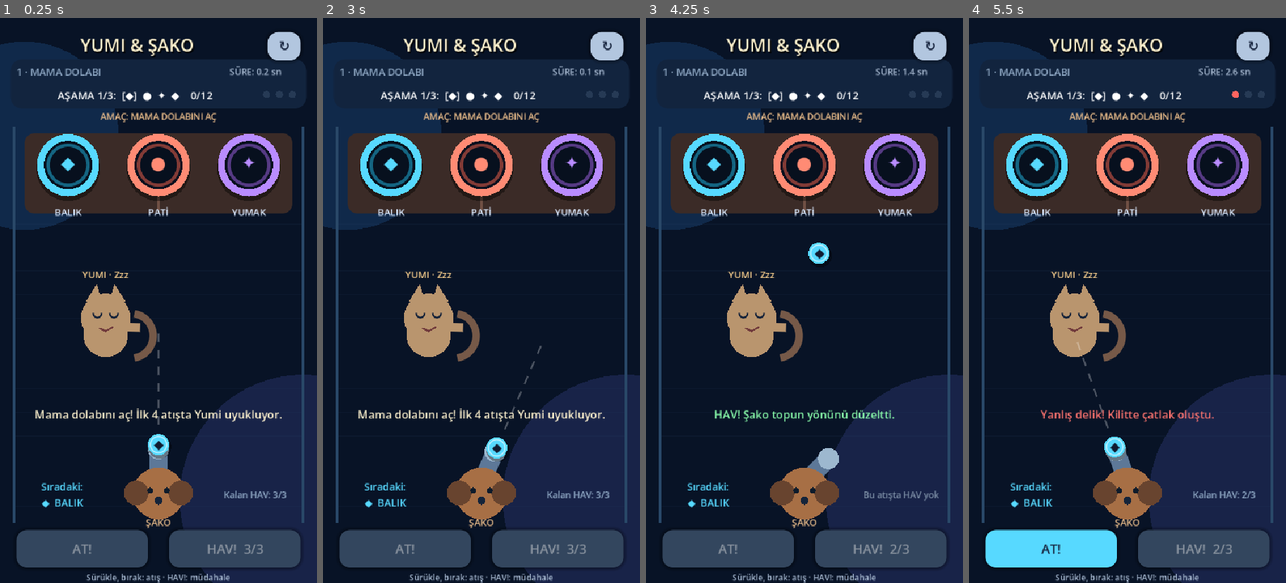
Above: before the commit, frames 1-4 (left to right).
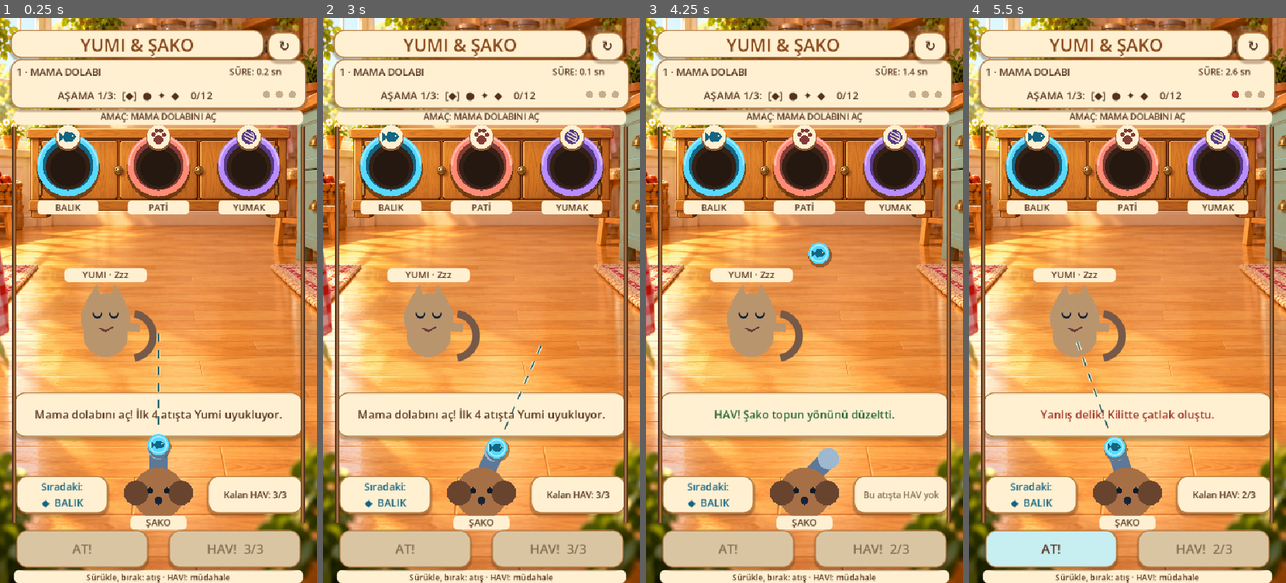
Above: after the commit, the same moments.

Repository: luzumsuzlar/yummyveshaco
Game: Godot game, scene res://scenes/main.tscn
The game is run twice, just before and just after one commit, with the same random seed, the same clock (stepped at 60 frames per second) and the same inputs.
Inputs (mouse positions are in pixels of both pictures, inside the frame that each line leads up to):
- Up to frame 1 (0.25 s): no input
- Up to frame 2 (3 s): click "AT!" at 0.5 s; click "HAV! 3/3" at 1.25 s; click "↻" at 2 s; tap Enter at 2.75 s; move the mouse to (551, 272) at 2.77 s; hold D from 2.78 s (still down); tap R at 2.85 s; click (551, 272) at 2.92 s
- Up to frame 3 (4.25 s): tap Space at 3.02, 3.32 s; tap E at 3.05 s; release D at 3.5 s; drag from (741, 328) to (788, 413) at 3.52 s
- Up to frame 4 (5.5 s): move the mouse to (1159, 176) at 4.27 s; hold D 4.28-5 s; tap Enter at 4.35 s; click (1159, 176) at 4.42 s; tap Space at 4.55 s; drag from (1111, 413) to (1032, 215) at 5.02 s

The runs differ from the first frame. In frame 1, 95% of the frame differs, in the area x 0-100%, y 0-100%; in frame 2, 95%; in frame 3, 95%; in frame 4, 95%.

Commit message:
Add warm kitchen art layers and cream gameplay interface

Diff:
--- a/scripts/main.gd
+++ b/scripts/main.gd
@@ -17,6 +17,10 @@
 const TYPE_SYMBOLS := ["◆", "●", "✦"]
 const TYPE_COLORS := [Color("57d9ff"), Color("ff8b74"), Color("b98cff")]
 const TYPE_DARK := [Color("146582"), Color("833b36"), Color("563a84")]
+const INK := Color("54321f")
+const CREAM := Color("fff0d2")
+const KITCHEN_BACKGROUND := preload("res://assets/art/kitchen-background-v1.png")
+const CUPBOARD_ART := preload("res://assets/art/cupboard-v1.png")
 
 const LEVELS := [
 	{
@@ -155,39 +159,39 @@
 
 
 func build_interface() -> void:
-	title_label = make_label("YUMI & ŞAKO", 30, Color("fff3cf"), Vector2(24, 24), Vector2(420, 40))
-	title_label.add_theme_color_override("font_shadow_color", Color(0, 0, 0, 0.55))
+	title_label = make_label("YUMI & ŞAKO", 30, Color("874719"), Vector2(24, 24), Vector2(420, 40))
+	title_label.add_theme_color_override("font_shadow_color", CREAM)
 	title_label.add_theme_constant_override("shadow_offset_x", 2)
 	title_label.add_theme_constant_override("shadow_offset_y", 3)
 
-	level_label = make_label("", 17, Color("8fa8c4"), Vector2(28, 76), Vector2(306, 30))
+	level_label = make_label("", 17, INK, Vector2(28, 76), Vector2(306, 30))
 	level_label.horizontal_alignment = HORIZONTAL_ALIGNMENT_LEFT
-	code_label = make_label("", 18, Color.WHITE, Vector2(28, 114), Vector2(404, 34))
-	time_label = make_label("", 15, Color("a9bbd3"), Vector2(358, 76), Vector2(154, 30))
-	status_label = make_label("", 19, Color("fff3cf"), Vector2(28, 638), Vector2(484, 72))
+	code_label = make_label("", 18, INK, Vector2(28, 114), Vector2(404, 34))
+	time_label = make_label("", 15, INK, Vector2(358, 76), Vector2(154, 30))
+	status_label = make_label("", 19, INK, Vector2(28, 638), Vector2(484, 72))
 	status_label.autowrap_mode = TextServer.AUTOWRAP_WORD_SMART
-	next_label = make_label("", 17, Color("d8e9ff"), Vector2(28, 778), Vector2(156, 64))
-	ability_label = make_label("", 15, Color("86f7a8"), Vector2(354, 778), Vector2(162, 64))
+	next_label = make_label("", 17, INK, Vector2(28, 778), Vector2(156, 64))
+	ability_label = make_label("", 15, INK, Vector2(354, 778), Vector2(162, 64))
 	ability_label.autowrap_mode = TextServer.AUTOWRAP_WORD_SMART
-	story_label = make_label("", 15, Color("efc08c"), Vector2(28, 154), Vector2(484, 26))
+	story_label = make_label("", 15, INK, Vector2(28, 154), Vector2(484, 26))
 	instruction_label = make_label(
 		"Sürükle, bırak: atış · HAV!: müdahale",
 		14,
-		Color("a9bbd3"),
+		INK,
 		Vector2(24, 940),
 		Vector2(492, 18)
 	)
-	launch_button = make_action_button("AT!", Vector2(28, 870), Vector2(224, 64), Color("57d9ff"))
+	launch_button = make_action_button("AT!", Vector2(28, 870), Vector2(224, 64), Color("c7eef1"))
 	launch_button.pressed.connect(launch_ball)
-	bark_button = make_action_button("HAV!  3/3", Vector2(288, 870), Vector2(224, 64), Color("ffcf5a"))
+	bark_button = make_action_button("HAV!  3/3", Vector2(288, 870), Vector2(224, 64), Color("ffe3a4"))
 	bark_button.pressed.connect(func(): use_bark(last_pointer_position.x))
-	restart_button = make_action_button("↻", Vector2(456, 24), Vector2(56, 48), Color("b2c6df"))
+	restart_button = make_action_button("↻", Vector2(456, 24), Vector2(56, 48), CREAM)
 	restart_button.pressed.connect(func(): start_level(level_index))
 
 	overlay = ColorRect.new()
 	overlay.position = Vector2.ZERO
 	overlay.size = SCREEN_SIZE
-	overlay.color = Color(0.02, 0.03, 0.06, 0.86)
+	overlay.color = Color(0.12, 0.055, 0.025, 0.90)
 	overlay.mouse_filter = Control.MOUSE_FILTER_STOP
 	overlay.z_index = 20
 	add_child(overlay)
@@ -218,13 +222,14 @@
 	button.size = size
 	button.focus_mode = Control.FOCUS_NONE
 	button.add_theme_font_size_override("font_size", 22)
-	button.add_theme_color_override("font_color", Color("16233d"))
-	button.add_theme_color_override("font_hover_color", Color("16233d"))
-	button.add_theme_color_override("font_pressed_color", Color("16233d"))
+	button.add_theme_color_override("font_color", INK)
+	button.add_theme_color_override("font_hover_color", INK)
+	button.add_theme_color_override("font_pressed_color", INK)
+	button.add_theme_color_override("font_disabled_color", Color("856d53"))
 	button.add_theme_stylebox_override("normal", button_style(color))
 	button.add_theme_stylebox_override("hover", button_style(color.lightened(0.15)))
 	button.add_theme_stylebox_override("pressed", button_style(color.darkened(0.12)))
-	button.add_theme_stylebox_override("disabled", button_style(Color("33465e")))
+	button.add_theme_stylebox_override("disabled", button_style(Color("dac5a3")))
 	add_child(button)
 	return button
 
@@ -246,12 +251,15 @@
 func button_style(color: Color) -> StyleBoxFlat:
 	var style := StyleBoxFlat.new()
 	style.bg_color = color
+	style.border_color = Color("b78047")
+	style.set_border_width_all(2)
 	style.corner_radius_top_left = 18
 	style.corner_radius_top_right = 18
 	style.corner_radius_bottom_left = 18
 	style.corner_radius_bottom_right = 18
-	style.shadow_color = Color(0, 0, 0, 0.35)
-	style.shadow_size = 7
+	style.shadow_color = Color(0.24, 0.12, 0.04, 0.30)
+	style.shadow_size = 4
+	style.shadow_offset = Vector2(0, 4)
 	return style
 
 
@@ -308,7 +316,7 @@
 	launch_button.show()
 	bark_button.show()
 	status_label.text = str(config["intro"])
-	status_label.add_theme_color_override("font_color", Color("fff3cf"))
+	status_label.add_theme_color_override("font_color", INK)
 	overlay.hide()
 	update_holes()
 	update_interface()
@@ -469,7 +477,7 @@
 	status_label.text = "%s topu yolda." % TYPE_NAMES[ball_type]
 	if yumi_is_active() and ball_type == 2:
 		status_label.text = "Yumi: O yumak benim! Ünlemi bekle, gerekirse HAV!"
-	status_label.add_theme_color_override("font_color", TYPE_COLORS[ball_type])
+	status_label.add_theme_color_override("font_color", TYPE_DARK[ball_type])
 
 
 func use_bark(target_x: float) -> void:
@@ -502,7 +510,7 @@
 		status_label.text = "HAV! Yumi irkildi; top yeniden yönlendirildi."
 	else:
 		status_label.text = "HAV! Şako topun yönünü düzeltti."
-	status_label.add_theme_color_override("font_color", Color("86f7a8"))
+	status_label.add_theme_color_override("font_color", Color("2c6838"))
 
 
 func update_holes() -> void:
@@ -658,7 +666,7 @@
 			wall_flash_position = ball_position
 			ball_velocity.x = -ball_velocity.x
 			status_label.text = "TAK! Duvar sekmesi: %d/2" % wall_bounces
-			status_label.add_theme_color_override("font_color", Color("ffcf5a"))
+			status_label.add_theme_color_override("font_color", Color("865315"))
 		if ball_position.y > SCREEN_SIZE.y + 40.0:
 			register_error("Top oyun alanından çıktı!")
 			return
@@ -676,14 +684,14 @@
 			else:
 				ball_swatted = true
 				status_label.text = "Yumi ıskaladı!"
-				status_label.add_theme_color_override("font_color", Color("86f7a8"))
+				status_label.add_theme_color_override("font_color", Color("2c6838"))
 		return
 
 	if not yumi_warning_started and ball_position.distance_to(yumi_position) < 178.0:
 		yumi_warning_started = true
 		yumi_warning_timer = float(level_config().get("warning_time", 0.24))
 		status_label.text = "Yumi hazırlanıyor! Şimdi HAV! diyebilirsin."
-		status_label.add_theme_color_override("font_color", Color("ffcf5a"))
+		status_label.add_theme_color_override("font_color", Color("865315"))
 
 
 func yumi_is_active() -> bool:
@@ -717,7 +725,7 @@
 	yumi_warning_timer = 0.0
 	yumi_swipe_flash = 0.34
 	status_label.text = "PAT! Top Yumi'den rastgele bir yöne sekti!"
-	status_label.add_theme_color_override("font_color", Color("ffcf5a"))
+	status_label.add_theme_color_override("font_color", Color("865315"))
 
 
 func resolve_hole_hit() -> void:
@@ -761,10 +769,10 @@
 				status_label.text = "Şimdi iki duvar! Her hedefe 2 sekmeyle ulaş. Nişan çizgisini izle."
 			elif level_index == 1 and stage_index == 2:
 				status_label.text = "Yumi uyandı! En az 1 sekme yap; pati uyarısında HAV! kullan."
-			status_label.add_theme_color_override("font_color", Color("ffcf5a"))
+			status_label.add_theme_color_override("font_color", Color("865315"))
 		else:
 			status_label.text = "Yumi yanlışlıkla yardım etti! " + progress_hint() if lucky_yumi_goal else progress_hint()
-			status_label.add_theme_color_override("font_color", Color("86f7a8"))
+			status_label.add_theme_color_override("font_color", Color("2c6838"))
 	else:
 		var error_message := "Yumi topu yanlış deliğe sektirdi!" if ball_deflected_by_yumi else "Yanlış delik! Kilitte çatlak oluştu."
 		register_error(error_message)
@@ -786,7 +794,7 @@
 	errors += 1
 	status_flash = 0.5
 	status_label.text = message
-	status_label.add_theme_color_override("font_color", Color("ff746f"))
+	status_label.add_theme_color_override("font_color", Color("a03125"))
 	if errors >= 3:
 		finish_game(false)
 
@@ -865,16 +873,16 @@
 		if level_index == 1:
 			story_label.text = "HEDEF: EN AZ %d SEKME + DOĞRU DELİK" % required_wall_bounces()
 		next_label.text = "Sıradaki:\n%s  %s" % [TYPE_SYMBOLS[sequence[progress]], TYPE_NAMES[sequence[progress]]]
-		next_label.add_theme_color_override("font_color", TYPE_COLORS[sequence[progress]])
+		next_label.add_theme_color_override("font_color", TYPE_DARK[sequence[progress]])
 		if stage_rotation > 0.0:
 			ability_label.text = "KASA DÖNÜYOR..."
-			ability_label.add_theme_color_override("font_color", Color("ffcf5a"))
+			ability_label.add_theme_color_override("font_color", Color("865315"))
 		elif ball_active:
 			ability_label.text = "HAV! düğmesi / E" if bark_available else "Bu atışta HAV yok"
-			ability_label.add_theme_color_override("font_color", Color("86f7a8") if bark_available else Color("7b8da4"))
+			ability_label.add_theme_color_override("font_color", Color("2c6838") if bark_available else Color("856d53"))
 		else:
 			ability_label.text = "Kalan HAV: %d/3" % barks_left
-			ability_label.add_theme_color_override("font_color", Color("8fa8c4"))
+			ability_label.add_theme_color_override("font_color", INK)
 		if level_index == 1 and stage_rotation <= 0.0:
 			ability_label.text = "SEKME: %d/2\nKalan HAV: %d" % [wall_bounces if ball_active else 0, barks_left]
 
@@ -895,8 +903,7 @@
 
 
 func draw_cupboard() -> void:
-	draw_style_box(rounded_box(Color("3b2b27"), 16), Rect2(42, 196, 456, 136))
-	draw_line(Vector2(270, 200), Vector2(270, 326), Color("705044"), 4.0)
+	draw_texture_rect(CUPBOARD_ART, Rect2(32, 184, 476, 158), false)
 	if game_state == "celebrating" or game_state == "success":
 		var opening := clampf(celebration_time / 0.4, 0.0, 1.0)
 		draw_rect(Rect2(154, 400, 232, 102), Color("2c211e"))
@@ -908,23 +915,27 @@
 
 
 func draw_background() -> void:
-	draw_rect(Rect2(Vector2.ZERO, SCREEN_SIZE), Color("081326"))
-	draw_circle(Vector2(42, 200), 160, Color("10294a"))
-	draw_circle(Vector2(516, 816), 210, Color("182348"))
-	for y in range(350, 858, 40):
-		draw_line(Vector2(24, y), Vector2(516, y), Color(0.18, 0.28, 0.42, 0.12), 1.0)
-	var wall_color := Color("ffcf5a") if level_index == 1 else Color("294868")
-	draw_line(Vector2(24, 184), Vector2(24, 858), wall_color, 4.0)
-	draw_line(Vector2(516, 184), Vector2(516, 858), wall_color, 4.0)
+	draw_texture_rect(KITCHEN_BACKGROUND, Rect2(Vector2.ZERO, SCREEN_SIZE), false)
+	draw_style_box(button_style(CREAM), Rect2(18, 20, 432, 48))
+	draw_style_box(rounded_box(CREAM, 10), Rect2(24, 156, 492, 26))
+	if game_state == "playing":
+		draw_style_box(button_style(CREAM), Rect2(24, 636, 492, 76))
+		draw_style_box(button_style(CREAM), Rect2(28, 778, 156, 64))
+		draw_style_box(button_style(CREAM), Rect2(354, 778, 162, 64))
+	draw_style_box(rounded_box(CREAM, 8), Rect2(24, 938, 492, 22))
+	var wall_color := Color("e9bb5c") if level_index == 1 else Color("a06a3d")
+	for x in [24.0, 516.0]:
+		draw_line(Vector2(x, 184), Vector2(x, 858), INK, 7.0)
+		draw_line(Vector2(x, 184), Vector2(x, 858), wall_color, 3.0)
 
 
 func draw_lock_panel() -> void:
-	var panel_color := Color("12243e")
+	var panel_color := CREAM
 	if status_flash > 0.0:
-		panel_color = Color("25445a") if errors < 3 else Color("5b2730")
-	draw_style_box(rounded_box(panel_color, 20), Rect2(18, 70, 504, 84))
+		panel_color = Color("fff8e8") if errors < 3 else Color("f4b8a4")
+	draw_style_box(button_style(panel_color), Rect2(18, 70, 504, 84))
 	for index in range(3):
-		var warning_color := Color("ff645f") if index < errors else Color("263a55")
+		var warning_color := Color("bb3830") if index < errors else Color("c5ae89")
 		draw_circle(Vector2(454 + index * 22, 130), 6.0, warning_color)
 
 
@@ -934,10 +945,16 @@
 		var center := hole_positions[index]
 		draw_circle(center + Vector2(0, 7), HOLE_RADIUS + 6.0, Color(0, 0, 0, 0.42))
 		draw_circle(center, HOLE_RADIUS + 5.0, TYPE_COLORS[index])
-		draw_circle(center, HOLE_RADIUS - 7.0, Color("07101e"))
-		draw_arc(center, HOLE_RADIUS - 14.0, 0, TAU, 48, TYPE_DARK[index], 5.0, true)
-		draw_string(font, center + Vector2(-45, 7), TYPE_SYMBOLS[index], HORIZONTAL_ALIGNMENT_CENTER, 90, 31, TYPE_COLORS[index])
-		draw_string(font, center + Vector2(-60, 86), TYPE_NAMES[index], HORIZONTAL_ALIGNMENT_CENTER, 120, 16, Color("dbeaff"))
+		draw_circle(center, HOLE_RADIUS - 5.0, TYPE_DARK[index])
+		draw_circle(center + Vector2(0, 3), HOLE_RADIUS - 10.0, Color("352116"))
+		draw_circle(center + Vector2(0, 5), HOLE_RADIUS - 17.0, Color("241810"))
+		draw_arc(center, HOLE_RADIUS + 2.0, PI, TAU, 32, TYPE_COLORS[index].lightened(0.45), 3.0, true)
+		var badge := center + Vector2(0, -48)
+		draw_circle(badge + Vector2(0, 3), 21, Color("8e572f"))
+		draw_circle(badge, 20, CREAM)
+		draw_type_icon(badge, index, 14, TYPE_DARK[index])
+		draw_style_box(rounded_box(CREAM, 7), Rect2(center + Vector2(-52, 60), Vector2(104, 24)))
+		draw_string(font, center + Vector2(-52, 78), TYPE_NAMES[index], HORIZONTAL_ALIGNMENT_CENTER, 104, 15, INK)
 
 
 func draw_yumi() -> void:
@@ -974,13 +991,15 @@
 
 	var font := ThemeDB.fallback_font
 	if yumi_warning_timer > 0.0:
+		draw_circle(p + Vector2(0, -108), 22, INK)
 		draw_string(font, p + Vector2(-20, -96), "!", HORIZONTAL_ALIGNMENT_CENTER, 40, 34, Color("ffcf5a"))
 	var yumi_caption := "YUMI · Zzz" if sleeping else "YUMI"
 	if yumi_is_active() and ball_active and ball_type == 2 and not ball_swatted:
 		yumi_caption = "YUMAK BENİM!"
 	if game_state == "celebrating":
 		yumi_caption = "BEN Mİ?" if yumi_help_count > 0 and celebration_time < 0.5 else "MAMA!"
-	draw_string(font, p + Vector2(-70, -68), yumi_caption, HORIZONTAL_ALIGNMENT_CENTER, 140, 16, Color("ffd490"))
+	draw_style_box(rounded_box(CREAM, 8), Rect2(p + Vector2(-70, -85), Vector2(140, 24)))
+	draw_string(font, p + Vector2(-70, -68), yumi_caption, HORIZONTAL_ALIGNMENT_CENTER, 140, 16, INK)
 
 
 func draw_shako_launcher() -> void:
@@ -997,11 +1016,14 @@
 				var segment_end := points[index + 1]
 				var length := segment_start.distance_to(segment_end)
 				for distance in range(12, int(length), 24):
-					draw_circle(segment_start.lerp(segment_end, float(distance) / length), 3.0, Color(1, 0.9, 0.6, 0.45))
+					var dot := segment_start.lerp(segment_end, float(distance) / length)
+					draw_circle(dot, 4.0, CREAM)
+					draw_circle(dot, 2.5, Color("24616b"))
 		else:
 			for step in range(1, 7):
 				var start := LAUNCH_POS + direction * (72.0 + step * 28.0)
-				draw_line(start, start + direction * 13.0, Color(1, 1, 1, 0.28), 3.0, true)
+				draw_line(start, start + direction * 13.0, CREAM, 5.0, true)
+				draw_line(start, start + direction * 13.0, Color("24616b"), 2.0, true)
 
 	draw_line(LAUNCH_POS, muzzle, Color("5d7898"), 30.0, true)
 	draw_circle(muzzle, 18, Color("9db8cf"))
@@ -1041,7 +1063,8 @@
 	var caption := "ŞAKO"
 	if celebrating:
 		caption = "YUMI?!" if yumi_help_count > 0 and celebration_time < 0.5 else "MAMA!"
-	draw_string(font, head + Vector2(-48, 55), caption, HORIZONTAL_ALIGNMENT_CENTER, 96, 16, Color("efc08c"))
+	draw_style_box(rounded_box(CREAM, 8), Rect2(head + Vector2(-48, 38), Vector2(96, 24)))
+	draw_string(font, head + Vector2(-48, 55), caption, HORIZONTAL_ALIGNMENT_CENTER, 96, 16, INK)
 
 
 func draw_bark_wave() -> void:
@@ -1058,8 +1081,26 @@
 	draw_circle(center + Vector2(2, 4), BALL_RADIUS + 2.0, Color(0, 0, 0, 0.35))
 	draw_circle(center, BALL_RADIUS, TYPE_COLORS[type])
 	draw_arc(center, BALL_RADIUS - 4, 0, TAU, 24, Color(1, 1, 1, 0.55), 2.0, true)
-	var font := ThemeDB.fallback_font
-	draw_string(font, center + Vector2(-18, 7), TYPE_SYMBOLS[type], HORIZONTAL_ALIGNMENT_CENTER, 36, 21, Color("101b31"))
+	draw_type_icon(center, type, 11, TYPE_DARK[type])
+
+
+func draw_type_icon(center: Vector2, type: int, radius: float, color: Color) -> void:
+	if type == 0:
+		var body := PackedVector2Array()
+		for point in [Vector2(-0.7, 0), Vector2(-0.3, -0.65), Vector2(0.5, -0.55), Vector2(1, 0), Vector2(0.5, 0.55), Vector2(-0.3, 0.65)]:
+			body.append(center + point * radius)
+		draw_colored_polygon(body, color)
+		draw_colored_polygon(PackedVector2Array([center + Vector2(-0.5, 0) * radius, center + Vector2(-1.1, -0.6) * radius, center + Vector2(-1.1, 0.6) * radius]), color)
+		draw_circle(center + Vector2(0.55, -0.12) * radius, radius * 0.12, CREAM)
+	elif type == 1:
+		draw_circle(center + Vector2(0, 0.35) * radius, radius * 0.55, color)
+		for toe in [Vector2(-0.65, -0.3), Vector2(-0.22, -0.75), Vector2(0.3, -0.75), Vector2(0.7, -0.25)]:
+			draw_circle(center + toe * radius, radius * 0.26, color)
+	else:
+		draw_circle(center, radius * 0.86, color)
+		for offset in [-0.4, 0.0, 0.4]:
+			draw_line(center + Vector2(-0.55, offset - 0.3) * radius, center + Vector2(0.55, offset + 0.3) * radius, CREAM, maxf(1.0, radius * 0.12), true)
+		draw_arc(center, radius * 0.6, -1.0, 1.4, 16, CREAM, maxf(1.0, radius * 0.1), true)
 
 
 func rounded_box(color: Color, radius: int) -> StyleBoxFlat:
--- /dev/null
+++ b/tests/art_smoke.gd
@@ -0,0 +1,39 @@
+extends SceneTree
+
+var failures := 0
+
+func _initialize() -> void:
+	call_deferred("run_checks")
+
+func check(condition: bool, message: String) -> void:
+	if not condition:
+		failures += 1
+		push_error(message)
+
+func run_checks() -> void:
+	var game = load("res://scenes/main.tscn").instantiate()
+	root.add_child(game)
+	game.set_process(false)
+	check(game.KITCHEN_BACKGROUND.get_width() > 500, "Kitchen background loads at sufficient resolution")
+	check(game.KITCHEN_BACKGROUND.get_height() > game.KITCHEN_BACKGROUND.get_width(), "Kitchen background is portrait")
+	var cupboard: Image = game.CUPBOARD_ART.get_image()
+	check(cupboard.get_pixel(0, 0).a < 0.01, "Cupboard outside silhouette stays transparent")
+	check(cupboard.get_pixel(cupboard.get_width() / 2, cupboard.get_height() / 2).a > 0.95, "Cupboard middle stays opaque")
+	for label in [game.level_label, game.code_label, game.time_label, game.story_label, game.status_label, game.next_label, game.ability_label]:
+		check(Rect2(Vector2.ZERO, game.SCREEN_SIZE).encloses(label.get_rect()), "HUD label stays inside portrait bounds")
+	var cream_luminance: float = luminance(game.CREAM)
+	var ink_luminance: float = luminance(game.INK)
+	check((cream_luminance + 0.05) / (ink_luminance + 0.05) > 7.0, "Neutral HUD colors have strong contrast")
+	for level in range(3):
+		game.start_level(level)
+		check(game.hole_positions.size() == 3, "Art does not create extra gameplay targets")
+		game.shot_delay = 0
+		game.update_interface()
+		check(not game.launch_button.disabled and game.bark_button.disabled, "Restyled controls keep original enabled states")
+	game.free()
+	print("Art smoke tests: %d failures" % failures)
+	quit(1 if failures else 0)
+
+func luminance(color: Color) -> float:
+	var linear := color.srgb_to_linear()
+	return linear.r * 0.2126 + linear.g * 0.7152 + linear.b * 0.0722
Binary file added: assets/art/cupboard-v1.png
Not shown, added: assets/art/cupboard-v1.png.import
Binary file added: assets/art/kitchen-background-v1.png
Not shown, added: assets/art/kitchen-background-v1.png.import
Not shown, added: tests/art_smoke.gd.uid
Not shown, added: tests/portrait_smoke.gd.uid
Not shown, added: tests/wall_smoke.gd.uid
Not shown, changed: README.md
Not shown, added: docs/ART_DIRECTION.md
Not shown, changed: docs/GAME_DESIGN.md
